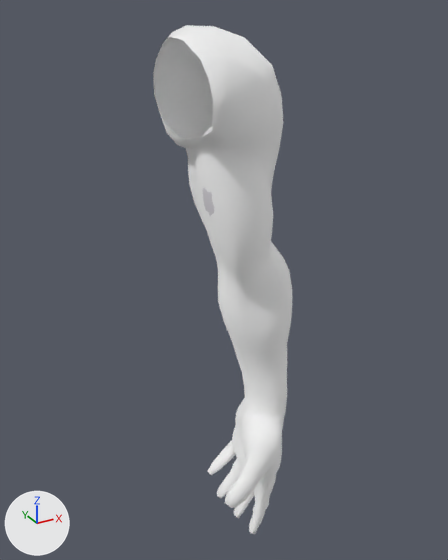
A saved change to the glTF model Inteli_Rehab_Mobile_App/assets/models/Arm_R.gltf.
Before and after are seen from a camera (50 mm lens) standing at (-1.031, -1.798, 1.049) and looking at (-0.007, 0.063, 0.118). Every picture has the same lights, and +X, +Y and +Z are marked at lower left. The first picture is the older version. Where no turn or scale is listed for an object, it has been applied to the vertices.

The first picture shows 'Arm_L' and 2 more.
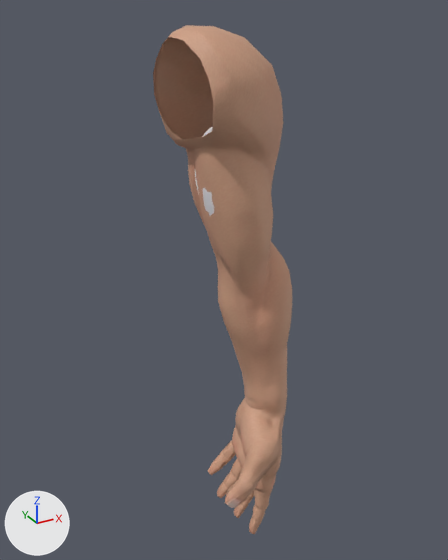
Boxes (x1, y1, x2, y2) around the edits, measured in the pictures (448 x 560 px):
'Arm_L', surface changed (white to brown): (153, 25, 292, 534) in both

Edits to the bpy script that builds the scene:
```text
Add img_arm_skin_orm_png:
    img_arm_skin_orm_png = load_image('arm_skin_orm.png', 'arm_skin_orm.png', 2048, 2048, 'Non-Color')
Add img_arm_skin_color_jpg:
    img_arm_skin_color_jpg = load_image('arm_skin_color.jpg', 'arm_skin_color.jpg', 2048, 2048, 'sRGB')
Add img_arm_skin_normal_png:
    img_arm_skin_normal_png = load_image('arm_skin_normal.png', 'arm_skin_normal.png', 2048, 2048, 'Non-Color')
Change mat_lambert2sg:
    remove # nodes: BsdfPrincipled, OutputMaterial
    remove # colours: white #ffffff
    nodes: BsdfPrincipled, NormalMap, OutputMaterial, SeparateColor, TexImage x3
    uses the picture img_arm_skin_color_jpg
    uses the picture img_arm_skin_normal_png
    uses the picture img_arm_skin_orm_png
```
